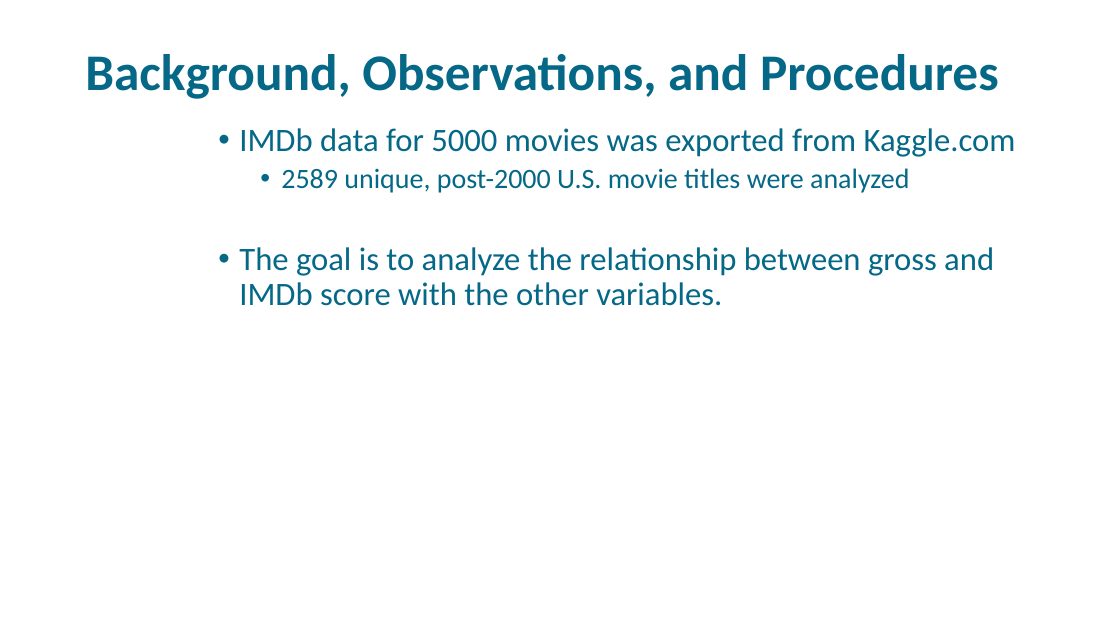
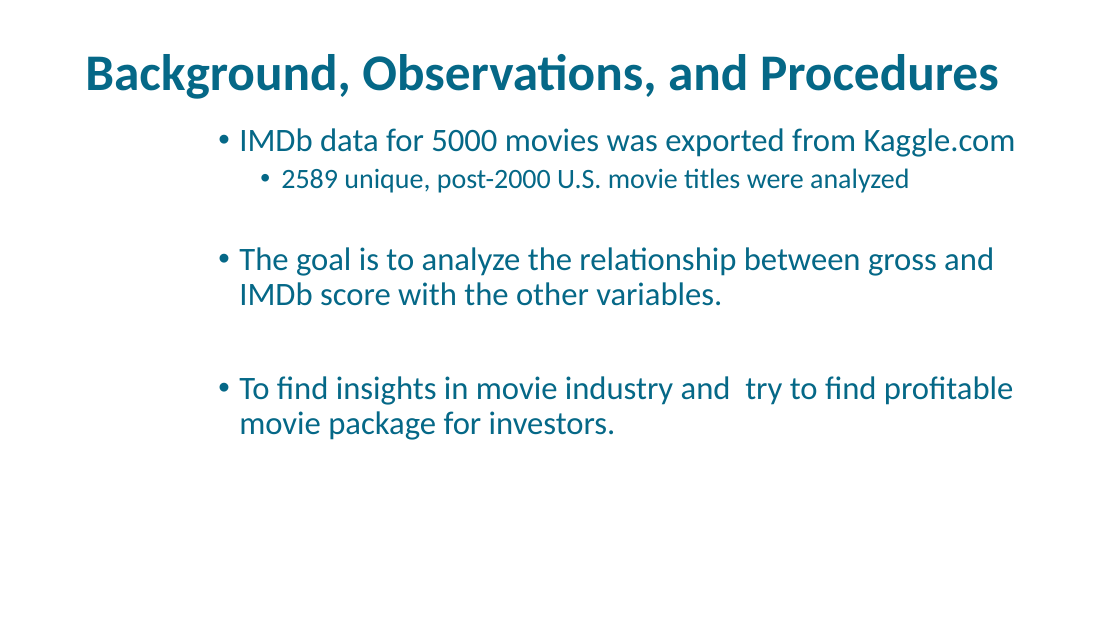
Before and after one commit to libbyYOU/IMDb-5000-movie-project, a slide deck: slide 3 of DSO-530 Final Project.pptx. Drawn at 1120x630 pixels with LibreOffice and Linux fonts; fonts in the diff are those of the drawing; background and template pictures are left out. Boxes give left, top, right and bottom in pixels: in the first picture for what was removed or moved away, otherwise in the second. Text is boxed around its words. In the diff, an @@ line names an element or a change of style, - is before the commit and + after.

Commit message:
new ppt

```diff
--- a/DSO-530 Final Project.pptx
+++ b/DSO-530 Final Project.pptx
@@ text at [239,376,1013,440]: paragraph added @@
+• To find insights in movie industry and try to find profitable movie package for investors.
```
Also in this commit, not shown: 2 other slides changed.
